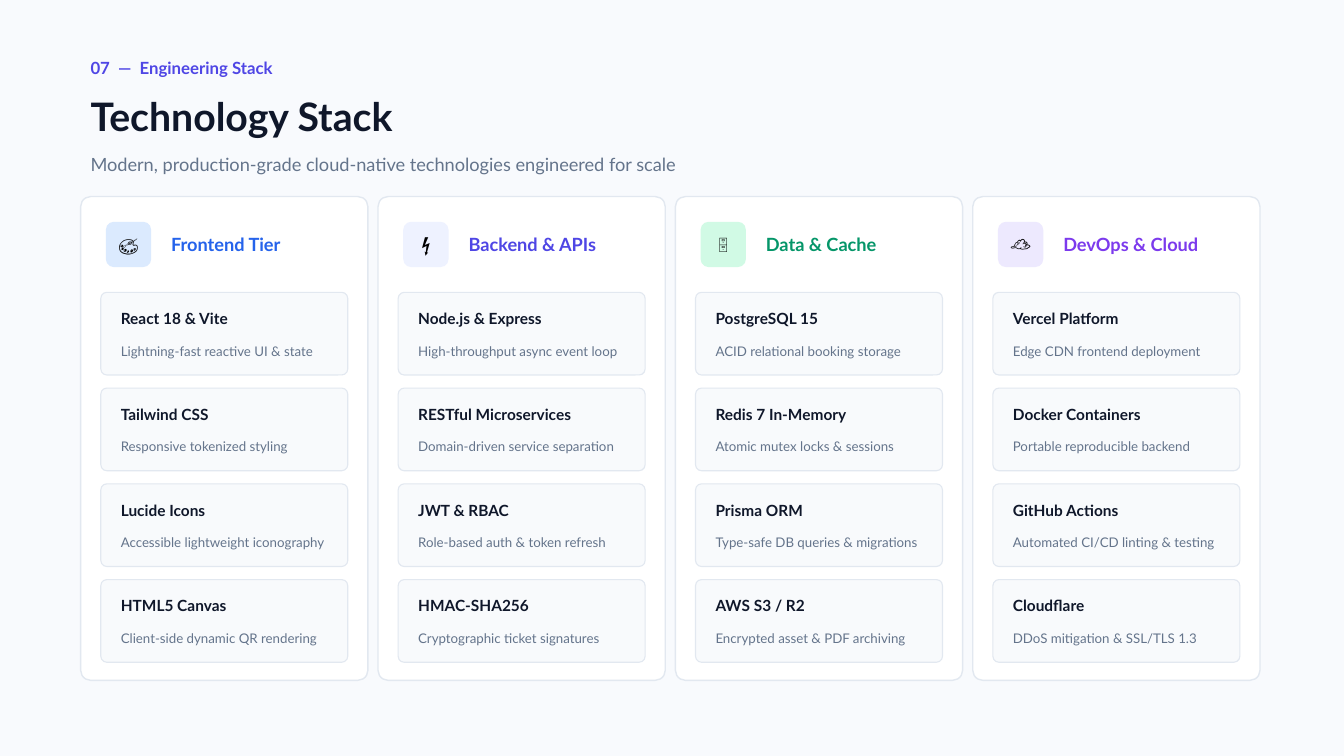
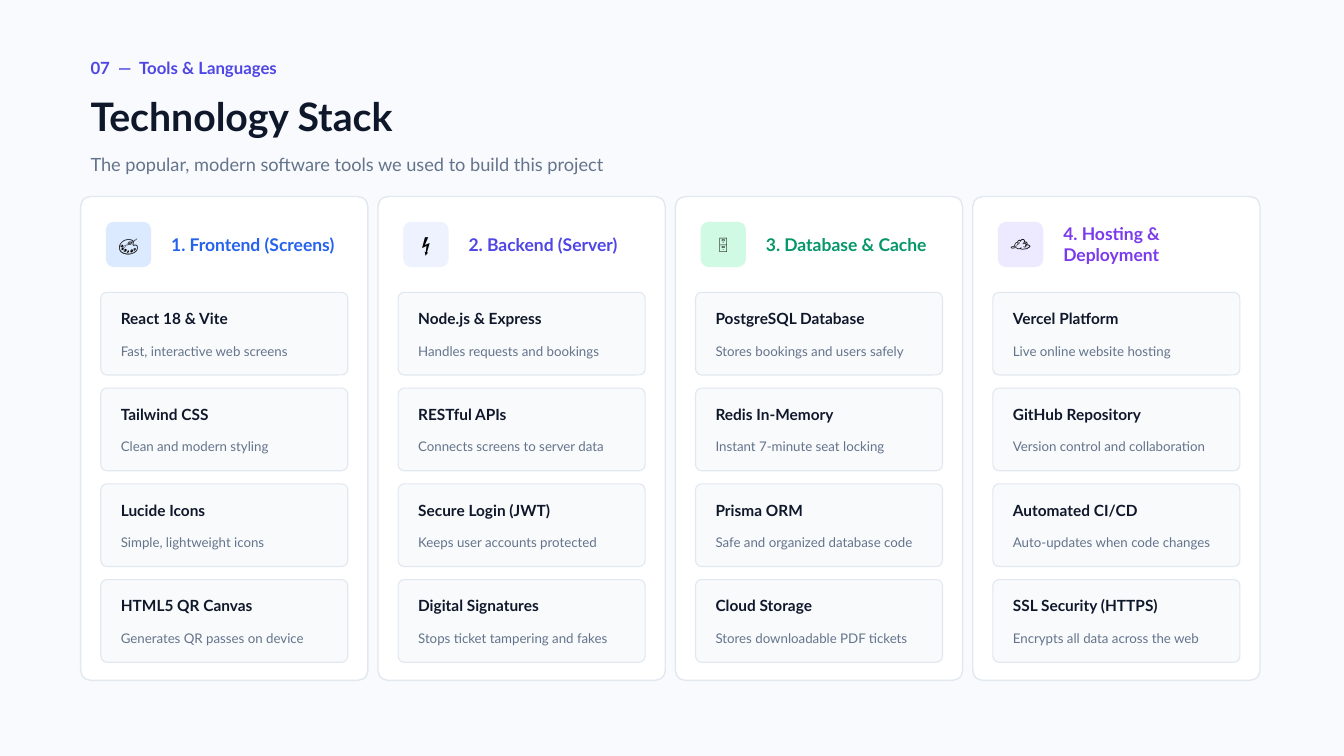
Before and after one commit to gudurusaichaitanya-eng/travelease-react, a slide deck: slide 9 of Smart_Ticket_Booking_Platform.pptx. Drawn at 1344x756 pixels with LibreOffice and Linux fonts; fonts in the diff are those of the drawing. Boxes give left, top, right and bottom in pixels: in the first picture for what was removed or moved away, otherwise in the second. Text is boxed around its words. In the diff, an @@ line names an element or a change of style, - is before the commit and + after.

Commit message:
Simplify all slide text and abstract into clear, plain English for easy presentation

```diff
--- a/Smart_Ticket_Booking_Platform.pptx
+++ b/Smart_Ticket_Booking_Platform.pptx
@@ text at [91,61,277,77]: text changed @@
-07 — Engineering Stack
+07 — Tools & Languages
@@ text at [91,157,603,175]: text changed @@
-Modern, production-grade cloud-native technologies engineered for scale
+The popular, modern software tools we used to build this project
@@ text at [171,237,335,254]: text changed; size 13 to 12.5 pt @@
-Frontend Tier
+1. Frontend (Screens)
@@ text at [469,237,617,254]: text changed; size 13 to 12.5 pt @@
-Backend & APIs
+2. Backend (Server)
@@ text at [766,238,927,251]: text changed; size 13 to 12.5 pt @@
-Data & Cache
+3. Database & Cache
@@ text at [1063,227,1159,264]: text changed; size 13 to 12.5 pt @@
-DevOps & Cloud
+4. Hosting & Deployment
@@ text at [716,312,864,327]: text changed @@
-PostgreSQL 15
+PostgreSQL Database
@@ text at [121,346,288,358]: text changed @@
-Lightning-fast reactive UI & state
+Fast, interactive web screens
@@ text at [418,346,599,359]: text changed @@
-High-throughput async event loop
+Handles requests and bookings
@@ text at [716,346,904,359]: text changed @@
-ACID relational booking storage
+Stores bookings and users safely
@@ text at [1013,346,1171,359]: text changed @@
-Edge CDN frontend deployment
+Live online website hosting
@@ text at [418,408,506,420]: text changed @@
-RESTful Microservices
+RESTful APIs
@@ text at [716,408,833,423]: text changed @@
-Redis 7 In-Memory
+Redis In-Memory
@@ text at [1013,408,1141,423]: text changed @@
-Docker Containers
+GitHub Repository
@@ text at [121,441,268,454]: text changed @@
-Responsive tokenized styling
+Clean and modern styling
@@ text at [418,441,603,451]: text changed @@
-Domain-driven service separation
+Connects screens to server data
@@ text at [716,441,884,454]: text changed @@
-Atomic mutex locks & sessions
+Instant 7-minute seat locking
@@ text at [1013,441,1205,451]: text changed @@
-Portable reproducible backend
+Version control and collaboration
@@ text at [418,504,550,519]: text changed @@
-JWT & RBAC
+Secure Login (JWT)
@@ text at [1013,504,1138,517]: text changed @@
-GitHub Actions
+Automated CI/CD
@@ text at [121,537,264,550]: text changed @@
-Accessible lightweight iconography
+Simple, lightweight icons
@@ text at [418,537,597,550]: text changed @@
-Role-based auth & token refresh
+Keeps user accounts protected
@@ text at [716,537,912,550]: text changed @@
-Type-safe DB queries & migrations
+Safe and organized database code
@@ text at [1013,537,1210,550]: text changed @@
-Automated CI/CD linting & testing
+Auto-updates when code changes
@@ text at [121,599,252,614]: text changed @@
-HTML5 Canvas
+HTML5 QR Canvas
@@ text at [418,599,539,614]: text changed @@
-HMAC-SHA256
+Digital Signatures
@@ text at [716,599,812,614]: text changed @@
-AWS S3 / R2
+Cloud Storage
@@ text at [1013,599,1158,614]: text changed @@
-Cloudflare
+SSL Security (HTTPS)
@@ text at [121,633,304,646]: text changed @@
-Client-side dynamic QR rendering
+Generates QR passes on device
@@ text at [418,633,607,646]: text changed @@
-Cryptographic ticket signatures
+Stops ticket tampering and fakes
@@ text at [716,633,907,643]: text changed @@
-Encrypted asset & PDF archiving
+Stores downloadable PDF tickets
@@ text at [1013,633,1199,645]: text changed @@
-DDoS mitigation & SSL/TLS 1.3
+Encrypts all data across the web
```
Also in this commit, not shown: 10 other slides changed, 1 slide added, 1 slide removed, 1 other file.
